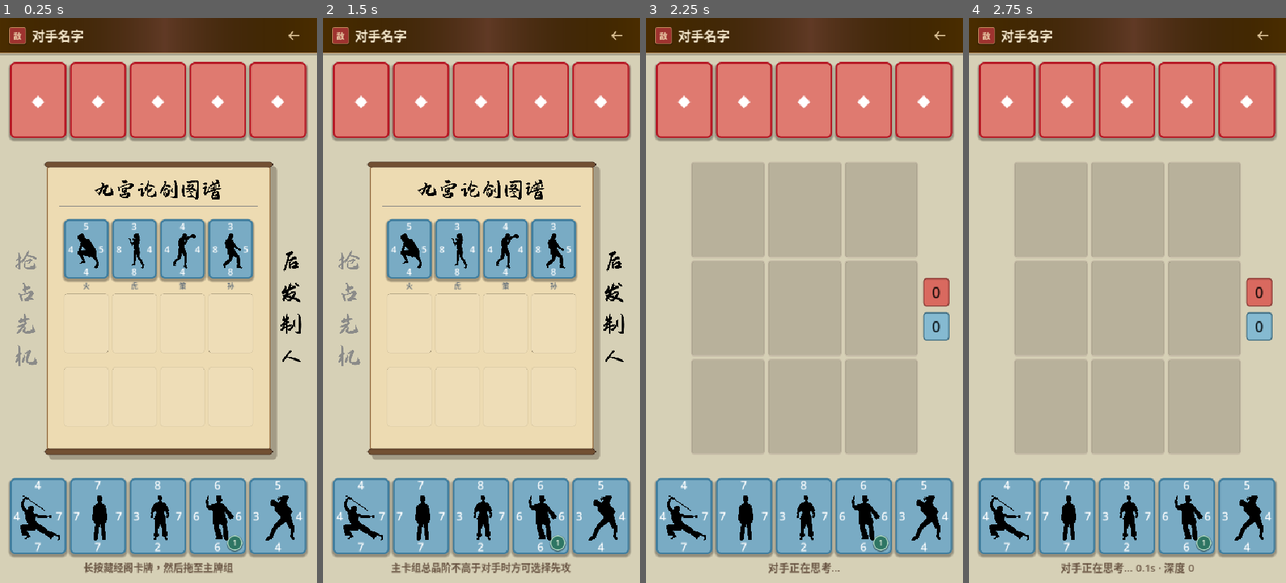
Above: before the commit, frames 1-4 (left to right).
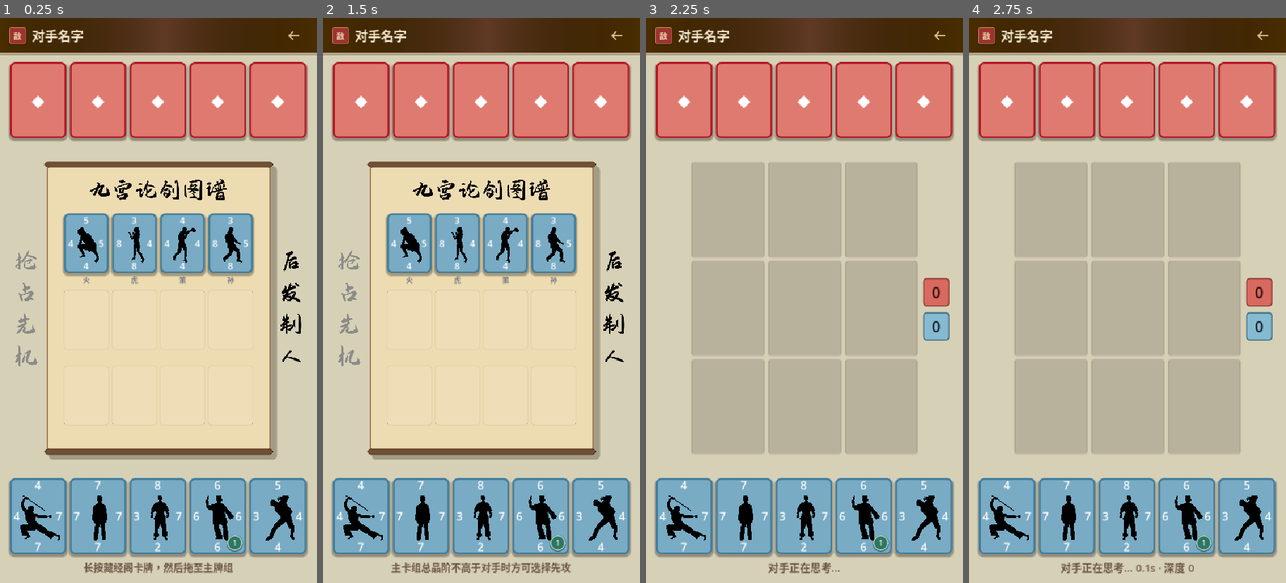
Above: after the commit, the same moments.

Repository: YLMstring/WuXiaCard
Game: Godot game, scene res://main.tscn
The game is run twice, just before and just after one commit, with the same random seed, the same clock (stepped at 60 frames per second) and the same inputs.
Inputs (mouse positions are in pixels of both pictures, inside the frame that each line leads up to):
- Up to frame 1 (0.25 s): no input
- Up to frame 2 (1.5 s): click (348, 306) at 0.5 s; click (348, 306) at 1.25 s
- Up to frame 3 (2.25 s): click (937, 306) at 2 s
- Up to frame 4 (2.75 s): no input

The runs differ from the first frame. In frame 1, 3.6% of the frame differs, in the area x 18-82%, y 28-73%; in frame 2, 3.6%; in frame 3, nothing differs; in frame 4, nothing differs.

Commit message:
Update deck_library_grid.tscn

Diff:
--- a/scenes/deck_library_grid.tscn
+++ b/scenes/deck_library_grid.tscn
@@ -65,16 +65,14 @@
 anchors_preset = 15
 anchor_right = 1.0
 anchor_bottom = 1.0
+offset_top = -1.5
+offset_bottom = 1.5
 grow_horizontal = 2
 grow_vertical = 2
 mouse_filter = 2
 texture = SubResource("AtlasTexture_library_title")
 expand_mode = 1
 stretch_mode = 5
-
-[node name="TitleDivider" type="HSeparator" parent="Body/Margin/Layout"]
-layout_mode = 2
-mouse_filter = 2
 
 [node name="Scroll" type="ScrollContainer" parent="Body/Margin/Layout"]
 layout_mode = 2
